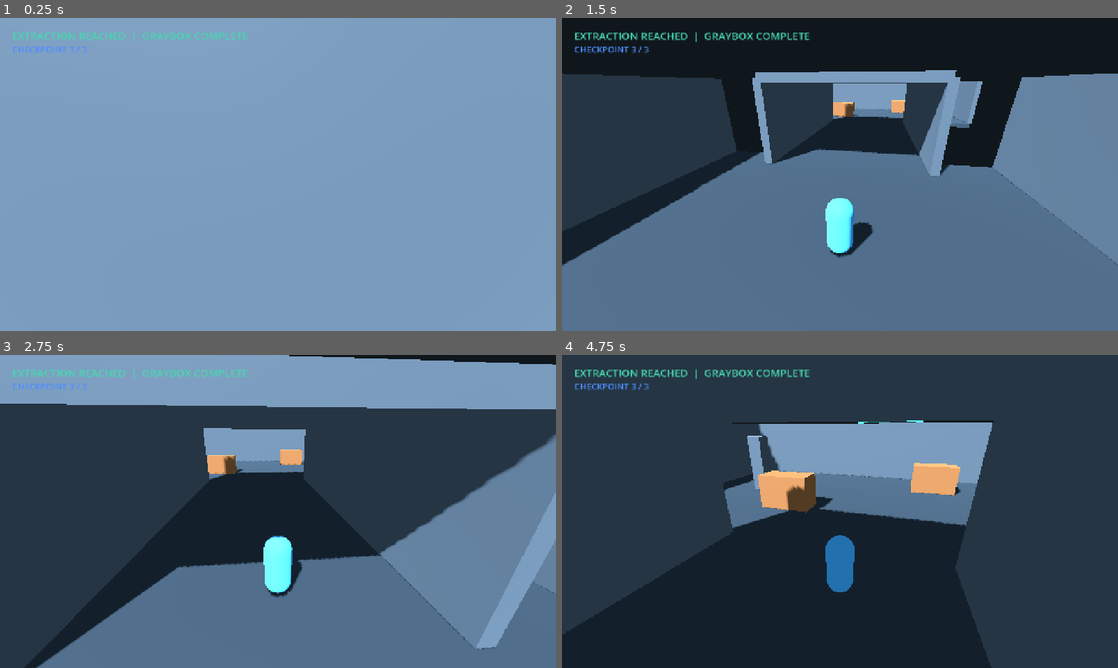
Above: before the commit, frames 1-4 (two rows, left to right).
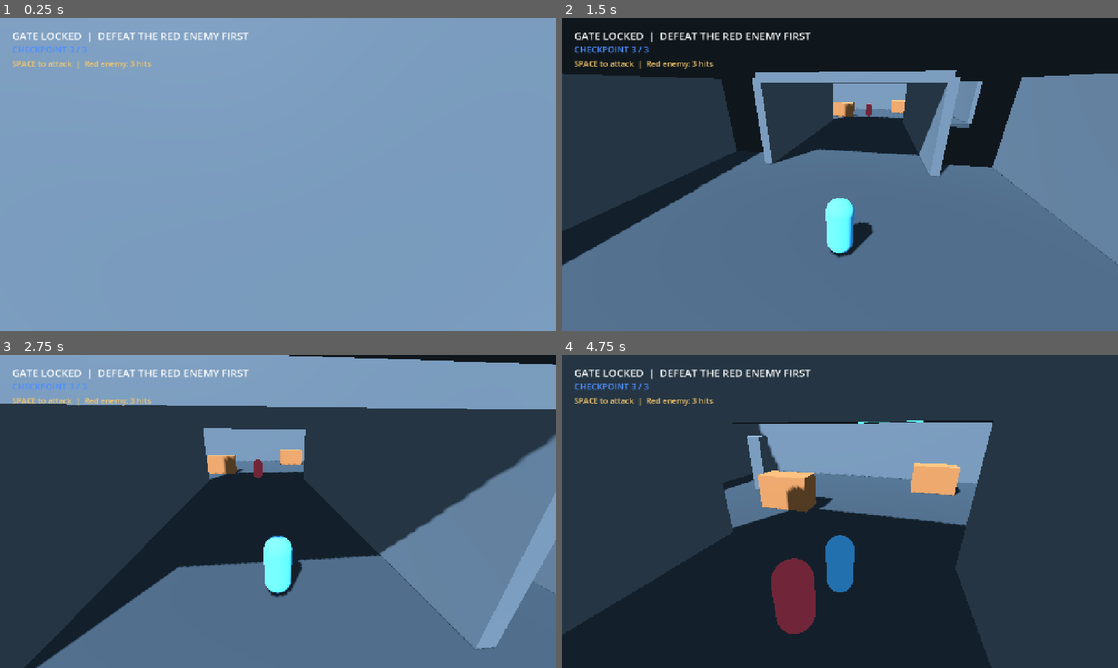
Above: after the commit, the same moments.

Repository: DJ5harma/hellscape
Game: Godot game, scene res://main.tscn
Two runs of this game, one before a commit and one after it. Both use one fixed random seed, a clock stepped at 60 frames per second and the inputs below.
Inputs (mouse positions are in pixels of both pictures, inside the frame that each line leads up to):
- Up to frame 1 (0.25 s): no input
- Up to frame 2 (1.5 s): tap Enter at 0.5 s; move the mouse to (867, 174) at 0.52 s; hold Up (ui_up) from 0.53 s (still down); tap Space at 0.6, 0.77, 1.07, 1.35 s; move the mouse to (812, 174) at 1.27 s
- Up to frame 3 (2.75 s): keep holding Up (ui_up); tap Space at 1.52, 1.82, 2.1 s; move the mouse to (289, 505) at 2.02 s
- Up to frame 4 (4.75 s): keep holding Up (ui_up); move the mouse to (834, 517) at 2.77 s; tap Space at 2.85, 3.02, 3.32, 3.6, 3.77, 4.07, 4.35, 4.52 s; move the mouse to (878, 514) at 3.52 s; move the mouse to (795, 508) at 4.27 s

The runs differ from the first frame. In frame 1, 1.0% of the frame differs, in the area x 2-45%, y 4-17%; in frame 2, 1.1%; in frame 3, 1.0%; in frame 4, 2.7%, in the area x 2-46%, y 4-90%.

Commit message:
enemy basic

Diff:
--- /dev/null
+++ b/enemy.gd
@@ -0,0 +1,32 @@
+extends CharacterBody3D
+
+var target: CharacterBody3D
+var health := 3
+var attack_cooldown := 0.0
+var speed := 2.3
+
+func _physics_process(delta: float) -> void:
+	if not is_instance_valid(target):
+		return
+	attack_cooldown = maxf(attack_cooldown - delta, 0.0)
+	var offset := target.global_position - global_position
+	offset.y = 0.0
+	if target.is_attacking and offset.length() < 3.0 and attack_cooldown == 0.0:
+		take_damage(1)
+		attack_cooldown = 0.35
+		return
+	if offset.length() > 1.7:
+		velocity = offset.normalized() * speed
+		look_at(global_position + Vector3(offset.x, 0.0, offset.z), Vector3.UP)
+	else:
+		velocity = Vector3.ZERO
+		if attack_cooldown == 0.0:
+			target.take_damage(10)
+			attack_cooldown = 1.0
+	move_and_slide()
+
+func take_damage(amount: int) -> void:
+	health -= amount
+	if health <= 0:
+		get_parent().enemy_defeated()
+		queue_free()
--- a/main.gd
+++ b/main.gd
@@ -1,10 +1,13 @@
 extends Node3D
 
 const PLAYER_SCRIPT := preload("res://player.gd")
+const ENEMY_SCRIPT := preload("res://enemy.gd")
 
 var status_label: Label
 var checkpoint_label: Label
 var checkpoint := 0
+var encounter_complete := false
+var player: CharacterBody3D
 
 var colors := {
 	"floor": Color("#38434a"),
@@ -19,6 +22,7 @@
 	_build_lighting()
 	_build_level()
 	_build_player()
+	_build_enemy()
 	_build_hud()
 
 func _build_lighting() -> void:
@@ -71,6 +75,7 @@
 	add_box("ExitGateLeft", Vector3(-4.5, 3, -54), Vector3(1, 6, 1), colors.objective)
 	add_box("ExitGateRight", Vector3(4.5, 3, -54), Vector3(1, 6, 1), colors.objective)
 	add_box("ExitGateTop", Vector3(0, 6, -54), Vector3(10, 1, 1), colors.objective)
+	add_box("LockedGate", Vector3(0, 2.5, -50), Vector3(8, 5, 0.5), colors.hazard)
 
 	_add_checkpoint(Vector3(0, 0.2, -8), 1)
 	_add_checkpoint(Vector3(0, 0.2, -25), 2)
@@ -98,7 +103,7 @@
 	add_child(body)
 
 func _build_player() -> void:
-	var player := CharacterBody3D.new()
+	player = CharacterBody3D.new()
 	player.name = "Player"
 	player.position = Vector3(0, 1.1, 5)
 	player.set_script(PLAYER_SCRIPT)
@@ -119,6 +124,29 @@
 	player.add_child(collision)
 	add_child(player)
 
+func _build_enemy() -> void:
+	var enemy := CharacterBody3D.new()
+	enemy.name = "TrainingEnemy"
+	enemy.position = Vector3(0, 1.1, -31)
+	enemy.set_script(ENEMY_SCRIPT)
+	enemy.target = player
+	var mesh_instance := MeshInstance3D.new()
+	var capsule_mesh := CapsuleMesh.new()
+	capsule_mesh.height = 1.8
+	capsule_mesh.radius = 0.45
+	mesh_instance.mesh = capsule_mesh
+	var material := StandardMaterial3D.new()
+	material.albedo_color = Color("#d84c5c")
+	capsule_mesh.material = material
+	enemy.add_child(mesh_instance)
+	var collision := CollisionShape3D.new()
+	var capsule_shape := CapsuleShape3D.new()
+	capsule_shape.height = 1.8
+	capsule_shape.radius = 0.45
+	collision.shape = capsule_shape
+	enemy.add_child(collision)
+	add_child(enemy)
+
 func _add_checkpoint(position: Vector3, number: int) -> void:
 	var area := Area3D.new()
 	area.name = "Checkpoint_%d" % number
@@ -157,12 +185,30 @@
 	checkpoint_label.add_theme_font_size_override("font_size", 20)
 	checkpoint_label.text = "CHECKPOINT 0 / 3"
 	layer.add_child(checkpoint_label)
+	var help_label := Label.new()
+	help_label.position = Vector2(28, 92)
+	help_label.add_theme_color_override("font_color", Color("#f5c76b"))
+	help_label.add_theme_font_size_override("font_size", 18)
+	help_label.text = "SPACE to attack  |  Red enemy: 3 hits"
+	layer.add_child(help_label)
 
 func _on_checkpoint_entered(_body: Node3D, number: int) -> void:
 	if number > checkpoint:
 		checkpoint = number
+		player.respawn_position = player.global_position
 		checkpoint_label.text = "CHECKPOINT %d / 3" % checkpoint
 
 func _on_exit_entered(_body: Node3D) -> void:
-	status_label.text = "EXTRACTION REACHED  |  GRAYBOX COMPLETE"
+	if encounter_complete:
+		status_label.text = "EXTRACTION REACHED  |  GRAYBOX COMPLETE"
+		status_label.add_theme_color_override("font_color", colors.objective)
+	else:
+		status_label.text = "GATE LOCKED  |  DEFEAT THE RED ENEMY FIRST"
+
+func enemy_defeated() -> void:
+	encounter_complete = true
+	status_label.text = "AREA CLEAR  |  EXTRACTION GATE UNLOCKED"
 	status_label.add_theme_color_override("font_color", colors.objective)
+	var locked_gate := get_node_or_null("LockedGate")
+	if locked_gate:
+		locked_gate.queue_free()
--- a/player.gd
+++ b/player.gd
@@ -9,6 +9,10 @@
 var camera: Camera3D
 var yaw := 0.0
 var pitch := -0.22
+var health := 100
+var respawn_position := Vector3.ZERO
+var attack_timer := 0.0
+var is_attacking := false
 
 func _ready() -> void:
 	Input.mouse_mode = Input.MOUSE_MODE_CAPTURED
@@ -20,6 +24,7 @@
 	camera.look_at_from_position(camera.position, Vector3.ZERO)
 	camera_pivot.add_child(camera)
 	camera.current = true
+	respawn_position = global_position
 
 func _unhandled_input(event: InputEvent) -> void:
 	if event is InputEventMouseMotion and Input.mouse_mode == Input.MOUSE_MODE_CAPTURED:
@@ -31,8 +36,15 @@
 		Input.mouse_mode = Input.MOUSE_MODE_VISIBLE
 	elif event is InputEventMouseButton and event.pressed:
 		Input.mouse_mode = Input.MOUSE_MODE_CAPTURED
+	elif event is InputEventKey and event.pressed and event.keycode == KEY_SPACE:
+		attack_timer = 0.25
+		is_attacking = true
 
 func _physics_process(delta: float) -> void:
+	if attack_timer > 0.0:
+		attack_timer -= delta
+	else:
+		is_attacking = false
 	var input_2d := Input.get_vector("ui_left", "ui_right", "ui_up", "ui_down")
 	var input_direction := Vector3(input_2d.x, 0.0, input_2d.y)
 	if Input.is_key_pressed(KEY_A):
@@ -53,3 +65,10 @@
 	else:
 		velocity.y = -0.2
 	move_and_slide()
+
+func take_damage(amount: int) -> void:
+	health -= amount
+	if health <= 0:
+		global_position = respawn_position
+		velocity = Vector3.ZERO
+		health = 100
